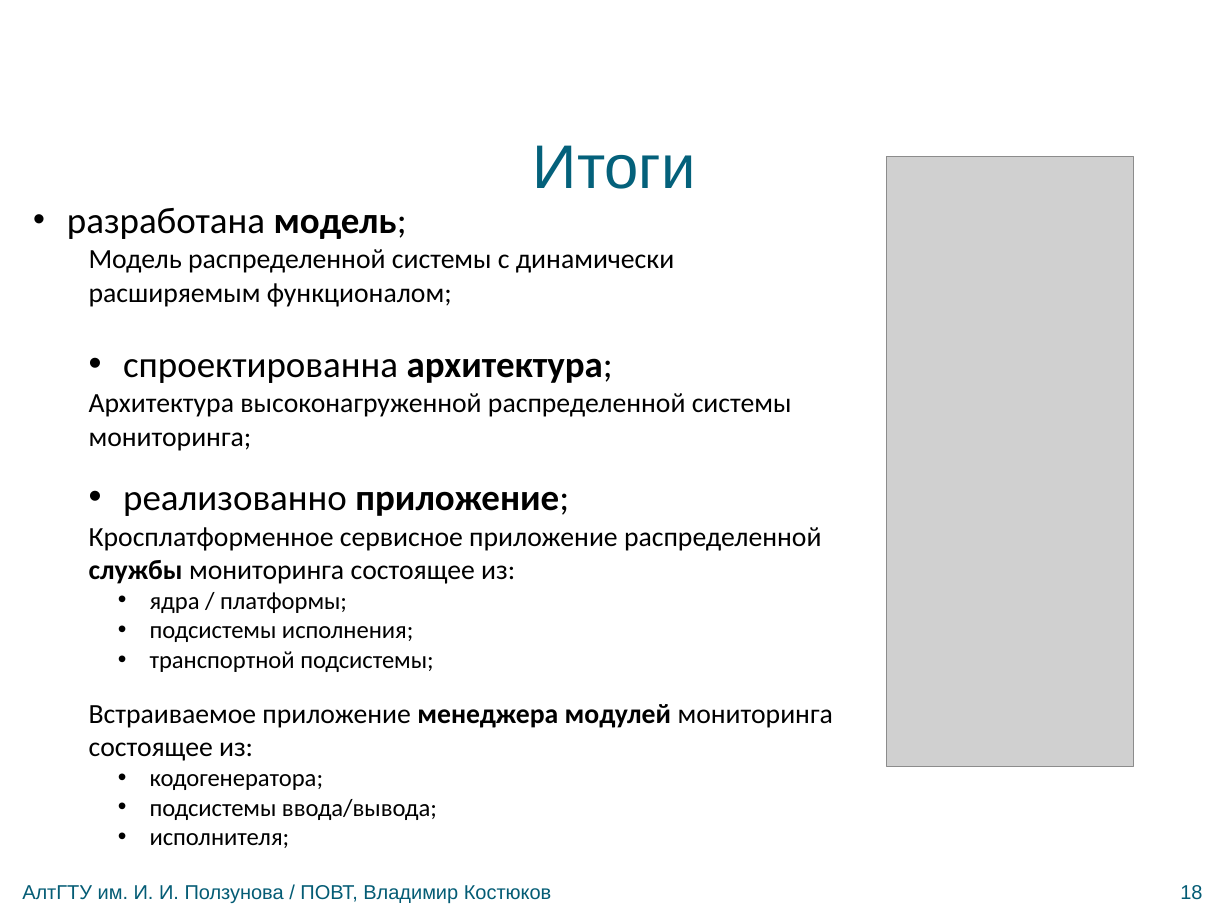
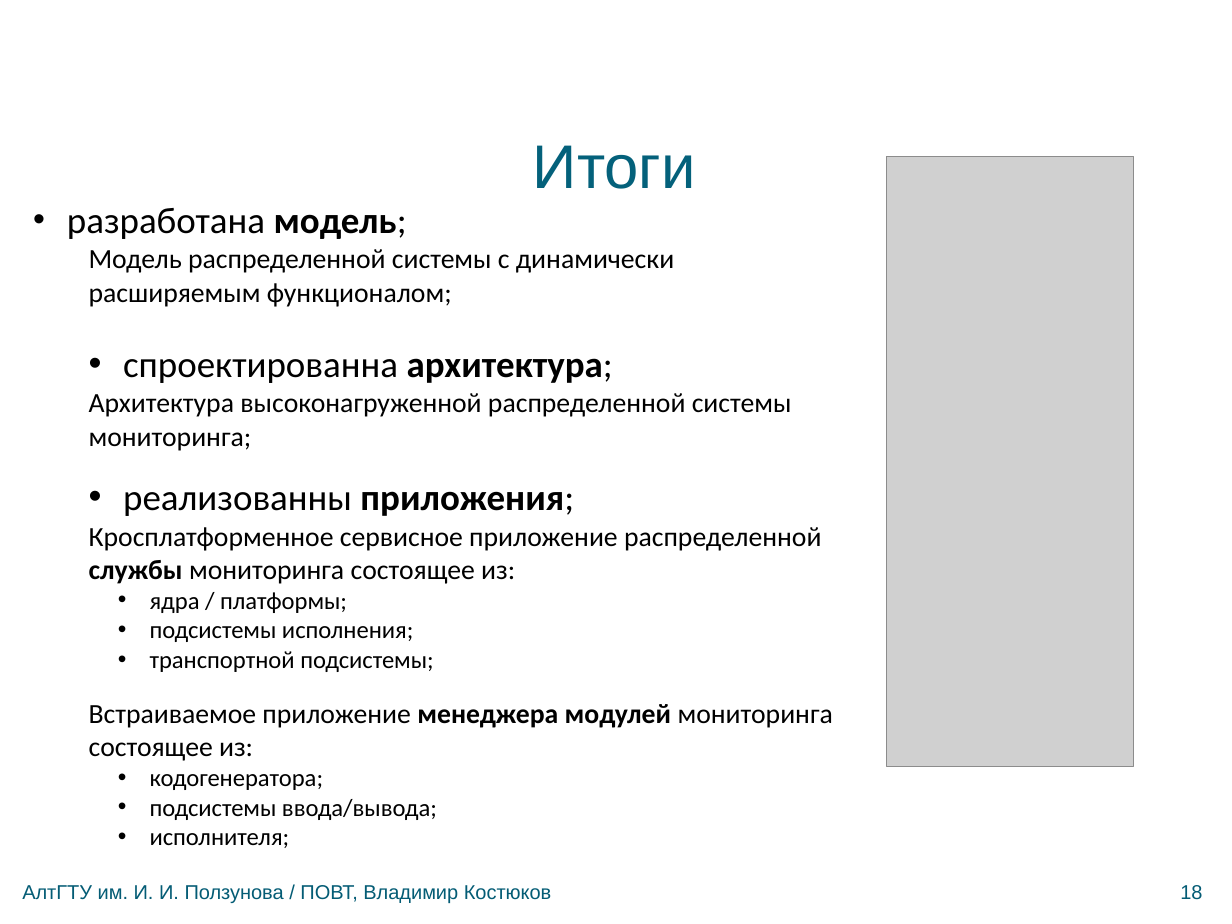
Before and after one commit to bluerain/snoopy, a slide deck: slide 18 of diploma/trunk/ppt/kostyukov.pptx. Drawn at 1232x924 pixels with LibreOffice and Linux fonts; fonts in the diff are those of the drawing; grey boxes stand for pictures; background and template pictures are left out. Boxes give left, top, right and bottom in pixels: in the first picture for what was removed or moved away, otherwise in the second. Text is boxed around its words. In the diff, an @@ line names an element or a change of style, - is before the commit and + after.

```diff
--- a/diploma/trunk/ppt/kostyukov.pptx
+++ b/diploma/trunk/ppt/kostyukov.pptx
@@ text at <box>123,491,574,516</box>: text changed @@
-• реализованно приложение;
+• реализованны приложения;
```
Also in this commit, not shown: 7 other slides changed, 3 other files.
